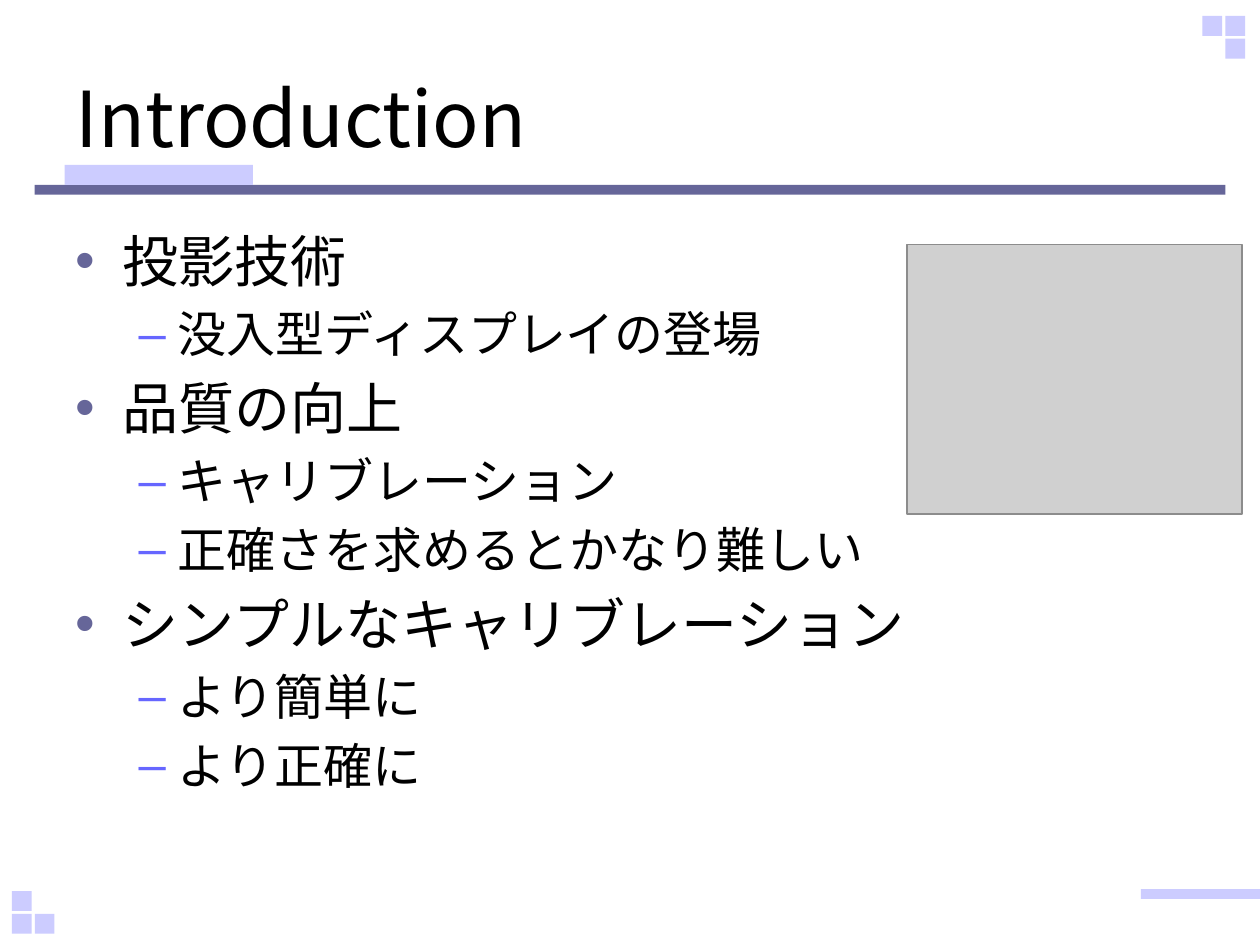
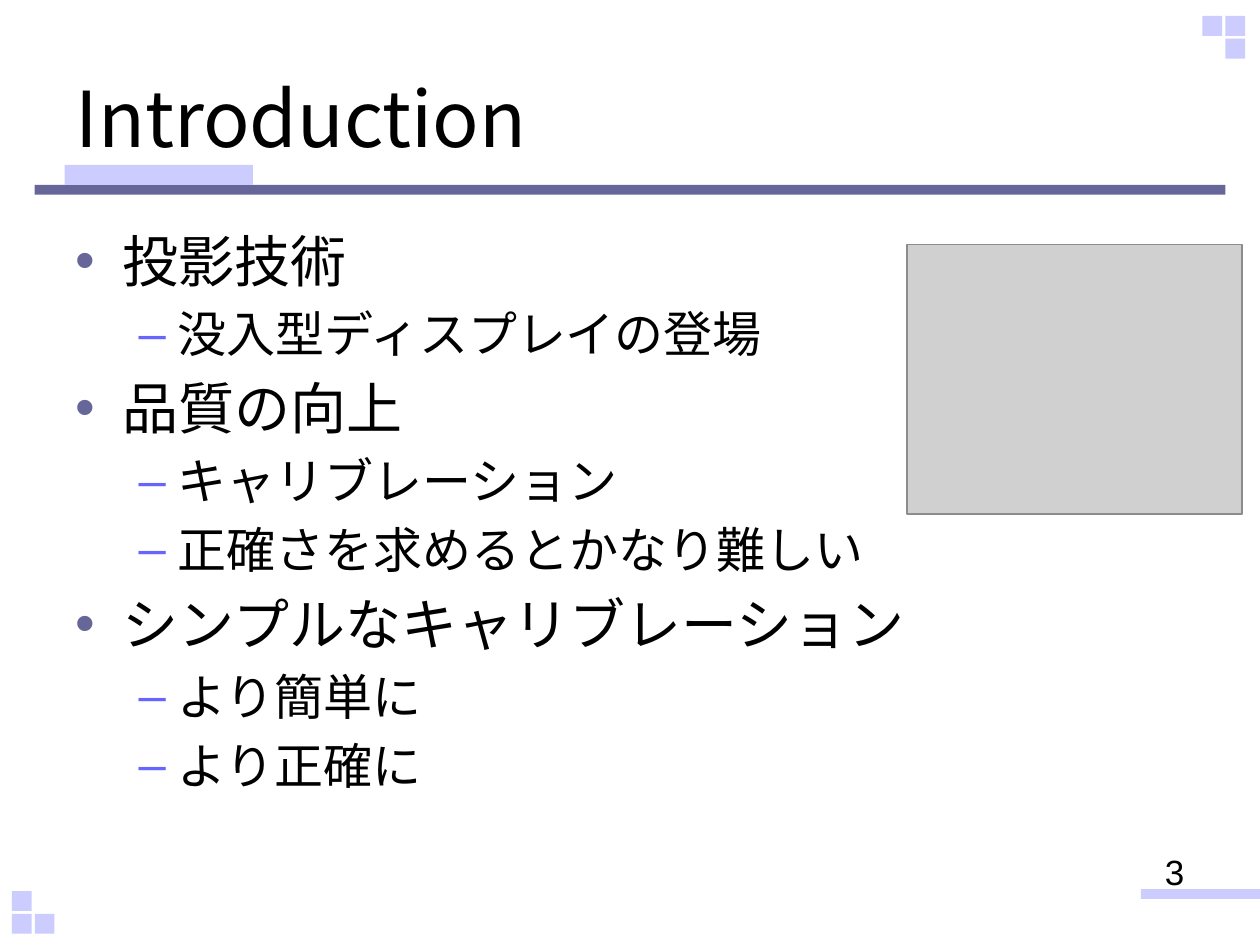
Before and after one commit to sho-hama/Human_Interface, a slide deck: slide 3 of HI_hamana.pptx. Drawn at 1260x945 pixels with LibreOffice and Linux fonts; fonts in the diff are those of the drawing; grey boxes stand for pictures. Boxes give left, top, right and bottom in pixels: in the first picture for what was removed or moved away, otherwise in the second. Text is boxed around its words. In the diff, an @@ line names an element or a change of style, - is before the commit and + after.

```diff
--- a/HI_hamana.pptx
+++ b/HI_hamana.pptx
@@ page number added at [1165, 860, 1184, 892], 20 pt, text #000000 @@
+3
```
Also in this commit, not shown: 8 other slides changed, 3 slides added, 1 slide removed.
